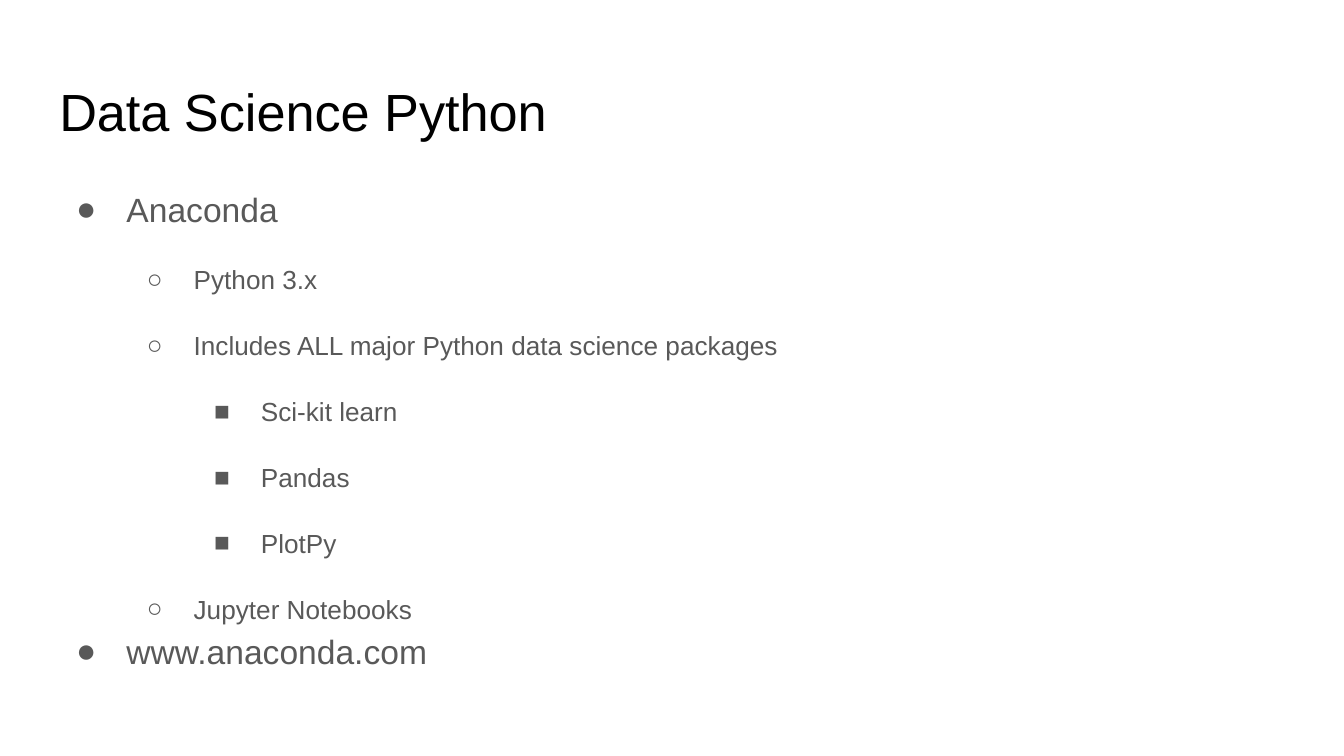
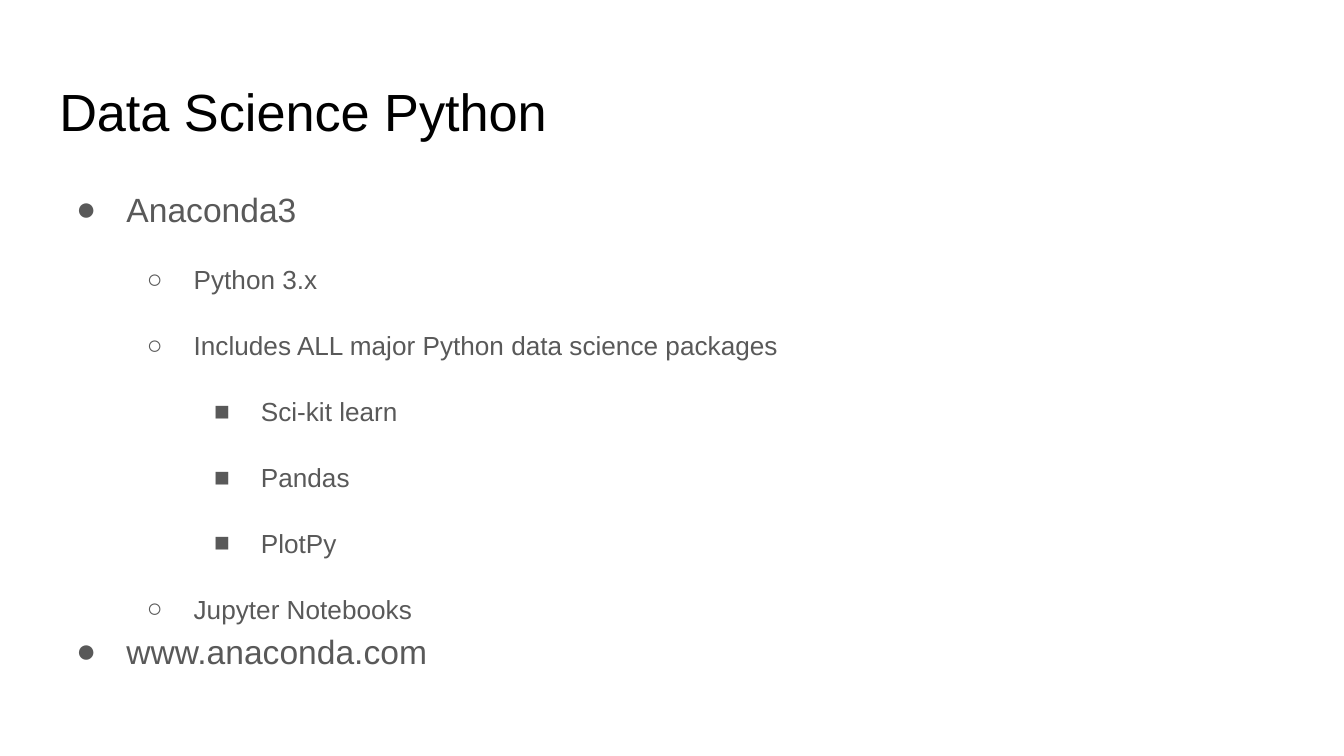
Before and after one commit to lutzhamel/CSC310, a slide deck: slide 1 of 02-python-programming-1.pptx. Drawn at 1344x756 pixels with LibreOffice and Linux fonts; fonts in the diff are those of the drawing. Boxes give left, top, right and bottom in pixels: in the first picture for what was removed or moved away, otherwise in the second. Text is boxed around its words. In the diff, an @@ line names an element or a change of style, - is before the commit and + after.

Commit message:
updated slides

```diff
--- a/02-python-programming-1.pptx
+++ b/02-python-programming-1.pptx
@@ text at box(126, 197, 296, 223): text changed @@
-● Anaconda
+● Anaconda3
```
Also in this commit, not shown: 3 other files.
